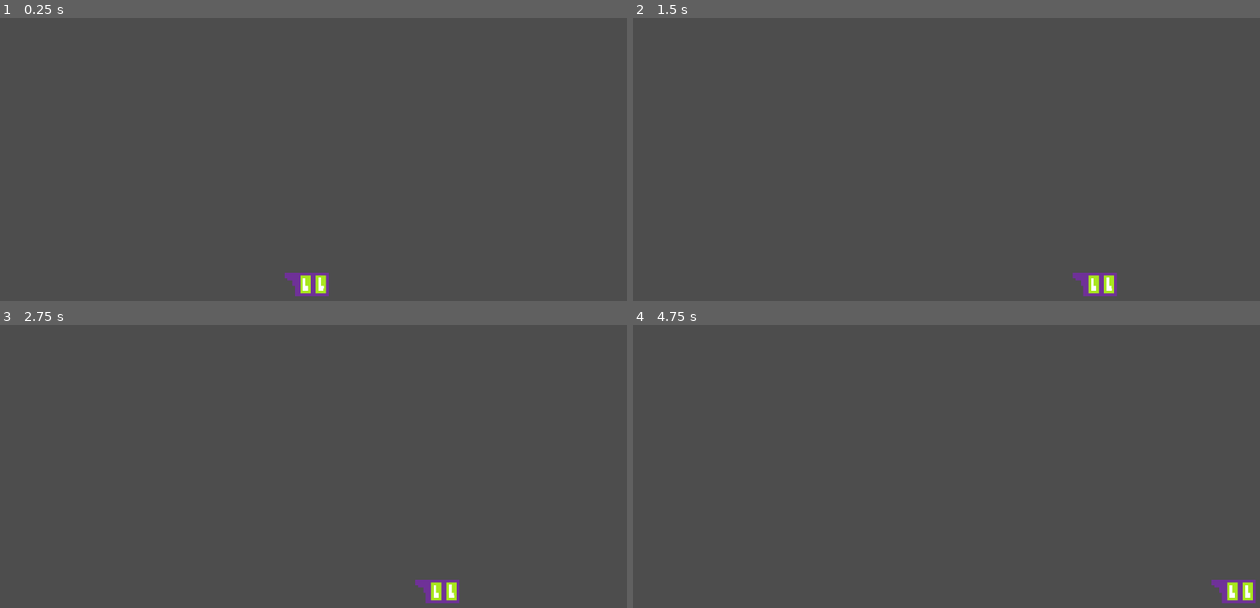
Above: before the commit, frames 1-4 (two rows, left to right).
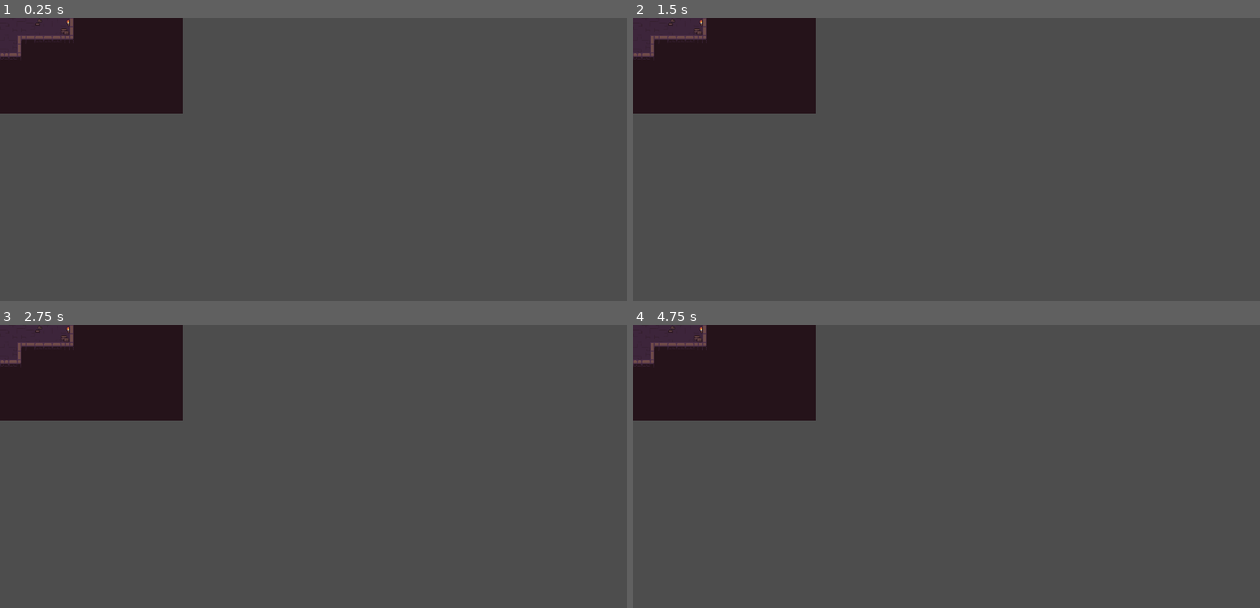
Above: after the commit, the same moments.

Repository: ArKade523/virtue-for-vice
Game: Godot game, scene res://Scenes/dungeon1.tscn
The game is run twice, just before and just after one commit, with the same random seed, the same clock (stepped at 60 frames per second) and the same inputs. Before the commit the project starts from res://Scenes/dungeon.tscn.
Inputs:
- Up to frame 1 (0.25 s): no input
- Up to frame 2 (1.5 s): tap Enter (ui_accept) at 0.5, 0.77 s; hold D (right) from 0.53 s (still down)
- Up to frame 3 (2.75 s): tap Enter (ui_accept) at 1.52 s; release D (right) at 2.03 s; hold A (left) from 2.03 s (still down)
- Up to frame 4 (4.75 s): release A (left) at 2.78 s; hold D (right) 2.78-4.28 s; tap Enter (ui_accept) at 3.02, 3.77, 4.52 s; hold A (left) from 4.28 s (still down)

The runs differ from the first frame. In frame 1, 10% of the frame differs, in the area x 0-53%, y 0-99%; in frame 2, 10%; in frame 3, 10%; in frame 4, 10%, in the area x 0-100%, y 0-99%.

Commit message:
Getting animations for player1 working.

Diff:
--- a/Scenes/dungeon.tscn
+++ /dev/null
@@ -1,44 +0,0 @@
-[gd_scene load_steps=7 format=3 uid="uid://bbw2hr0haa4li"]
-
-[ext_resource type="Texture2D" uid="uid://c5a5ewjiyxnu5" path="res://Assets/pixilart-drawing.png" id="1_57tqk"]
-[ext_resource type="Script" path="res://Scripts/player.gd" id="1_r0blr"]
-[ext_resource type="Resource" uid="uid://eaw5jlml72wt" path="res://inventory/player1_inventory.tres" id="2_n51n8"]
-[ext_resource type="PackedScene" uid="uid://b8dsvpplbp5y5" path="res://inventory/inventory_UI.tscn" id="4_wd4dj"]
-
-[sub_resource type="RectangleShape2D" id="RectangleShape2D_2yl0p"]
-size = Vector2(86, 46)
-
-[sub_resource type="WorldBoundaryShape2D" id="WorldBoundaryShape2D_qsudh"]
-normal = Vector2(-0.023642, -0.99972)
-
-[node name="Dungeon" type="Node2D"]
-
-[node name="player1" type="CharacterBody2D" parent="."]
-collision_layer = 3
-motion_mode = 1
-script = ExtResource("1_r0blr")
-inventory = ExtResource("2_n51n8")
-
-[node name="CollisionShape2D" type="CollisionShape2D" parent="player1"]
-position = Vector2(-12, -161)
-shape = SubResource("RectangleShape2D_2yl0p")
-
-[node name="Pixilart-drawing" type="Sprite2D" parent="player1"]
-position = Vector2(47, -125)
-scale = Vector2(4.75, 4.75)
-texture = ExtResource("1_57tqk")
-
-[node name="inventory_UI" parent="player1" instance=ExtResource("4_wd4dj")]
-offset_left = -60.0
-offset_top = -228.0
-offset_right = 40.0
-offset_bottom = -185.0
-
-[node name="Camera2D" type="Camera2D" parent="."]
-position = Vector2(0, -327)
-
-[node name="StaticBody2D" type="StaticBody2D" parent="."]
-
-[node name="CollisionShape2D" type="CollisionShape2D" parent="StaticBody2D"]
-position = Vector2(-4, -81)
-shape = SubResource("WorldBoundaryShape2D_qsudh")
--- a/Scenes/dungeon1.tscn
+++ b/Scenes/dungeon1.tscn
@@ -1,6 +1,7 @@
-[gd_scene load_steps=8 format=4 uid="uid://0e7ka7842uc8"]
+[gd_scene load_steps=9 format=4 uid="uid://0e7ka7842uc8"]
 
 [ext_resource type="Texture2D" uid="uid://br6knds1mr6pl" path="res://Assets/tilesets/Dungeon_Tileset.png" id="1_3sbh4"]
+[ext_resource type="PackedScene" uid="uid://bddmie48n1ur1" path="res://Scenes/player1.tscn" id="2_3ubug"]
 
 [sub_resource type="TileSetAtlasSource" id="TileSetAtlasSource_7dhba"]
 texture = ExtResource("1_3sbh4")
@@ -658,3 +659,7 @@
 [node name="TileMapLayer" type="TileMapLayer" parent="."]
 tile_map_data = PackedByteArray("AAD1//X/AAAAAAkAAAACAPj/AAAAAAkAAAD7//X/AAAAAAkAAAAFAPv/AAABAAkAABAHAAAAAAABAAkAABD7/w …(368 unchanged characters)…
 tile_set = SubResource("TileSet_2mj68")
+
+[node name="player1" parent="." instance=ExtResource("2_3ubug")]
+position = Vector2(-165, 79)
+motion_mode = 0
--- /dev/null
+++ b/Scenes/player1.tscn
@@ -0,0 +1,255 @@
+[gd_scene load_steps=33 format=3 uid="uid://bddmie48n1ur1"]
+
+[ext_resource type="Script" path="res://Scripts/player.gd" id="1_xd3fx"]
+[ext_resource type="Resource" uid="uid://eaw5jlml72wt" path="res://inventory/player1_inventory.tres" id="2_s6e21"]
+[ext_resource type="Texture2D" uid="uid://b51rp1c6s4vwr" path="res://Assets/BluePrince.png" id="3_a51jg"]
+[ext_resource type="PackedScene" uid="uid://b8dsvpplbp5y5" path="res://inventory/inventory_UI.tscn" id="4_hubo7"]
+
+[sub_resource type="RectangleShape2D" id="RectangleShape2D_2yl0p"]
+size = Vector2(19.5, 29.25)
+
+[sub_resource type="AtlasTexture" id="AtlasTexture_dy2wa"]
+atlas = ExtResource("3_a51jg")
+region = Rect2(800, 0, 32, 32)
+
+[sub_resource type="AtlasTexture" id="AtlasTexture_4tms7"]
+atlas = ExtResource("3_a51jg")
+region = Rect2(768, 0, 32, 32)
+
+[sub_resource type="AtlasTexture" id="AtlasTexture_hggf0"]
+atlas = ExtResource("3_a51jg")
+region = Rect2(736, 0, 32, 32)
+
+[sub_resource type="AtlasTexture" id="AtlasTexture_yyoma"]
+atlas = ExtResource("3_a51jg")
+region = Rect2(192, 0, 32, 32)
+
+[sub_resource type="AtlasTexture" id="AtlasTexture_ryou4"]
+atlas = ExtResource("3_a51jg")
+region = Rect2(224, 0, 32, 32)
+
+[sub_resource type="AtlasTexture" id="AtlasTexture_ae8jo"]
+atlas = ExtResource("3_a51jg")
+region = Rect2(256, 0, 32, 32)
+
+[sub_resource type="AtlasTexture" id="AtlasTexture_6kd6m"]
+atlas = ExtResource("3_a51jg")
+region = Rect2(288, 0, 32, 32)
+
+[sub_resource type="AtlasTexture" id="AtlasTexture_ben1u"]
+atlas = ExtResource("3_a51jg")
+region = Rect2(0, 0, 32, 32)
+
+[sub_resource type="AtlasTexture" id="AtlasTexture_xtkut"]
+atlas = ExtResource("3_a51jg")
+region = Rect2(32, 0, 32, 32)
+
+[sub_resource type="AtlasTexture" id="AtlasTexture_uokg7"]
+atlas = ExtResource("3_a51jg")
+region = Rect2(64, 0, 32, 32)
+
+[sub_resource type="AtlasTexture" id="AtlasTexture_t3jf1"]
+atlas = ExtResource("3_a51jg")
+region = Rect2(96, 0, 32, 32)
+
+[sub_resource type="AtlasTexture" id="AtlasTexture_8ok58"]
+atlas = ExtResource("3_a51jg")
+region = Rect2(512, 0, 32, 32)
+
+[sub_resource type="AtlasTexture" id="AtlasTexture_00axc"]
+atlas = ExtResource("3_a51jg")
+region = Rect2(544, 0, 32, 32)
+
+[sub_resource type="AtlasTexture" id="AtlasTexture_3nn5e"]
+atlas = ExtResource("3_a51jg")
+region = Rect2(576, 0, 32, 32)
+
+[sub_resource type="AtlasTexture" id="AtlasTexture_0genr"]
+atlas = ExtResource("3_a51jg")
+region = Rect2(608, 0, 32, 32)
+
+[sub_resource type="AtlasTexture" id="AtlasTexture_pd65r"]
+atlas = ExtResource("3_a51jg")
+region = Rect2(640, 0, 32, 32)
+
+[sub_resource type="AtlasTexture" id="AtlasTexture_bkwvh"]
+atlas = ExtResource("3_a51jg")
+region = Rect2(672, 0, 32, 32)
+
+[sub_resource type="AtlasTexture" id="AtlasTexture_po3jv"]
+atlas = ExtResource("3_a51jg")
+region = Rect2(704, 0, 32, 32)
+
+[sub_resource type="AtlasTexture" id="AtlasTexture_d387n"]
+atlas = ExtResource("3_a51jg")
+region = Rect2(320, 0, 32, 32)
+
+[sub_resource type="AtlasTexture" id="AtlasTexture_vfg83"]
+atlas = ExtResource("3_a51jg")
+region = Rect2(352, 0, 32, 32)
+
+[sub_resource type="AtlasTexture" id="AtlasTexture_j0xy0"]
+atlas = ExtResource("3_a51jg")
+region = Rect2(128, 0, 32, 32)
+
+[sub_resource type="AtlasTexture" id="AtlasTexture_t5nkq"]
+atlas = ExtResource("3_a51jg")
+region = Rect2(160, 0, 32, 32)
+
+[sub_resource type="AtlasTexture" id="AtlasTexture_dk0in"]
+atlas = ExtResource("3_a51jg")
+region = Rect2(384, 0, 32, 32)
+
+[sub_resource type="AtlasTexture" id="AtlasTexture_r2dwf"]
+atlas = ExtResource("3_a51jg")
+region = Rect2(416, 0, 32, 32)
+
+[sub_resource type="AtlasTexture" id="AtlasTexture_qgexs"]
+atlas = ExtResource("3_a51jg")
+region = Rect2(448, 0, 32, 32)
+
+[sub_resource type="AtlasTexture" id="AtlasTexture_7muu5"]
+atlas = ExtResource("3_a51jg")
+region = Rect2(480, 0, 32, 32)
+
+[sub_resource type="SpriteFrames" id="SpriteFrames_jthdb"]
+animations = [{
+"frames": [{
+"duration": 1.0,
+"texture": SubResource("AtlasTexture_dy2wa")
+}, {
+"duration": 1.0,
+"texture": SubResource("AtlasTexture_4tms7")
+}, {
+"duration": 1.0,
+"texture": SubResource("AtlasTexture_hggf0")
+}],
+"loop": true,
+"name": &"attack_down",
+"speed": 5.0
+}, {
+"frames": [{
+"duration": 1.0,
+"texture": SubResource("AtlasTexture_yyoma")
+}, {
+"duration": 1.0,
+"texture": SubResource("AtlasTexture_ryou4")
+}, {
+"duration": 1.0,
+"texture": SubResource("AtlasTexture_ae8jo")
+}, {
+"duration": 1.0,
+"texture": SubResource("AtlasTexture_6kd6m")
+}],
+"loop": true,
+"name": &"attack_left",
+"speed": 5.0
+}, {
+"frames": [{
+"duration": 1.0,
+"texture": SubResource("AtlasTexture_ben1u")
+}, {
+"duration": 1.0,
+"texture": SubResource("AtlasTexture_xtkut")
+}, {
+"duration": 1.0,
+"texture": SubResource("AtlasTexture_uokg7")
+}, {
+"duration": 1.0,
+"texture": SubResource("AtlasTexture_t3jf1")
+}],
+"loop": true,
+"name": &"attack_right",
+"speed": 5.0
+}, {
+"frames": [{
+"duration": 1.0,
+"texture": SubResource("AtlasTexture_8ok58")
+}, {
+"duration": 1.0,
+"texture": SubResource("AtlasTexture_00axc")
+}, {
+"duration": 1.0,
+"texture": SubResource("AtlasTexture_3nn5e")
+}, {
+"duration": 1.0,
+"texture": SubResource("AtlasTexture_0genr")
+}],
+"loop": true,
+"name": &"attack_up",
+"speed": 5.0
+}, {
+"frames": [{
+"duration": 1.0,
+"texture": SubResource("AtlasTexture_pd65r")
+}, {
+"duration": 1.0,
+"texture": SubResource("AtlasTexture_bkwvh")
+}, {
+"duration": 1.0,
+"texture": SubResource("AtlasTexture_po3jv")
+}],
+"loop": true,
+"name": &"walk_down",
+"speed": 5.0
+}, {
+"frames": [{
+"duration": 1.0,
+"texture": SubResource("AtlasTexture_d387n")
+}, {
+"duration": 1.0,
+"texture": SubResource("AtlasTexture_vfg83")
+}],
+"loop": true,
+"name": &"walk_left",
+"speed": 5.0
+}, {
+"frames": [{
+"duration": 1.0,
+"texture": SubResource("AtlasTexture_j0xy0")
+}, {
+"duration": 1.0,
+"texture": SubResource("AtlasTexture_t5nkq")
+}],
+"loop": true,
+"name": &"walk_right",
+"speed": 5.0
+}, {
+"frames": [{
+"duration": 1.0,
+"texture": SubResource("AtlasTexture_dk0in")
+}, {
+"duration": 1.0,
+"texture": SubResource("AtlasTexture_r2dwf")
+}, {
+"duration": 1.0,
+"texture": SubResource("AtlasTexture_qgexs")
+}, {
+"duration": 1.0,
+"texture": SubResource("AtlasTexture_7muu5")
+}],
+"loop": true,
+"name": &"walk_up",
+"speed": 5.0
+}]
+
+[node name="player1" type="CharacterBody2D"]
+collision_layer = 3
+motion_mode = 1
+script = ExtResource("1_xd3fx")
+inventory = ExtResource("2_s6e21")
+
+[node name="CollisionShape2D" type="CollisionShape2D" parent="."]
+position = Vector2(47, -159.375)
+shape = SubResource("RectangleShape2D_2yl0p")
+
+[node name="inventory_UI" parent="." instance=ExtResource("4_hubo7")]
+offset_left = 1.0
+offset_top = -219.0
+offset_right = 101.0
+offset_bottom = -176.0
+
+[node name="AnimatedSprite2D" type="AnimatedSprite2D" parent="."]
+position = Vector2(47, -159)
+sprite_frames = SubResource("SpriteFrames_jthdb")
+animation = &"attack_down"
--- a/project.godot
+++ b/project.godot
@@ -11,7 +11,7 @@
 [application]
 
 config/name="virtue-for-vice"
-run/main_scene="res://Scenes/dungeon.tscn"
+run/main_scene="res://Scenes/dungeon1.tscn"
 config/features=PackedStringArray("4.3", "Forward Plus")
 config/icon="res://icon.svg"
 
Not shown, added: Assets/BluePrince.png.import
